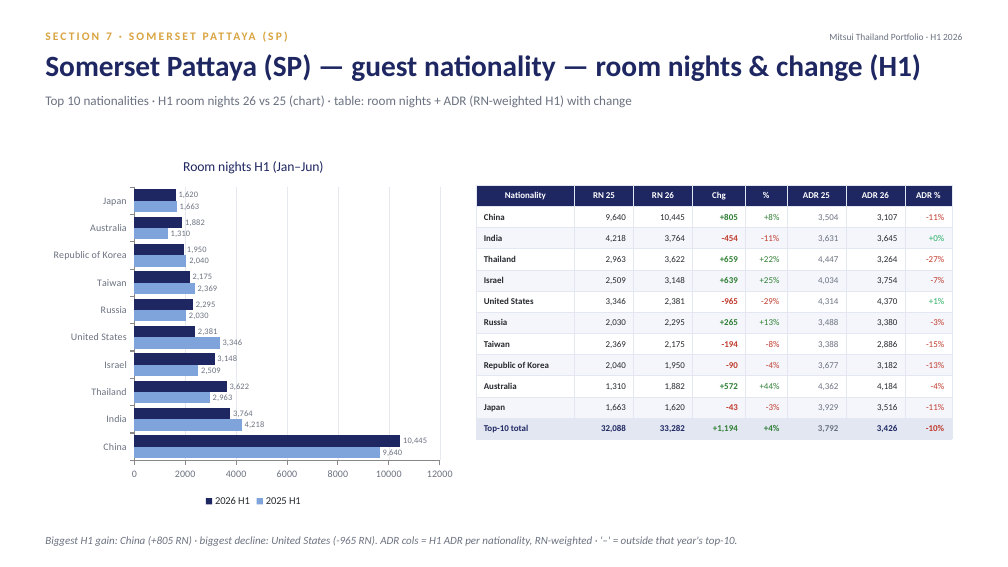
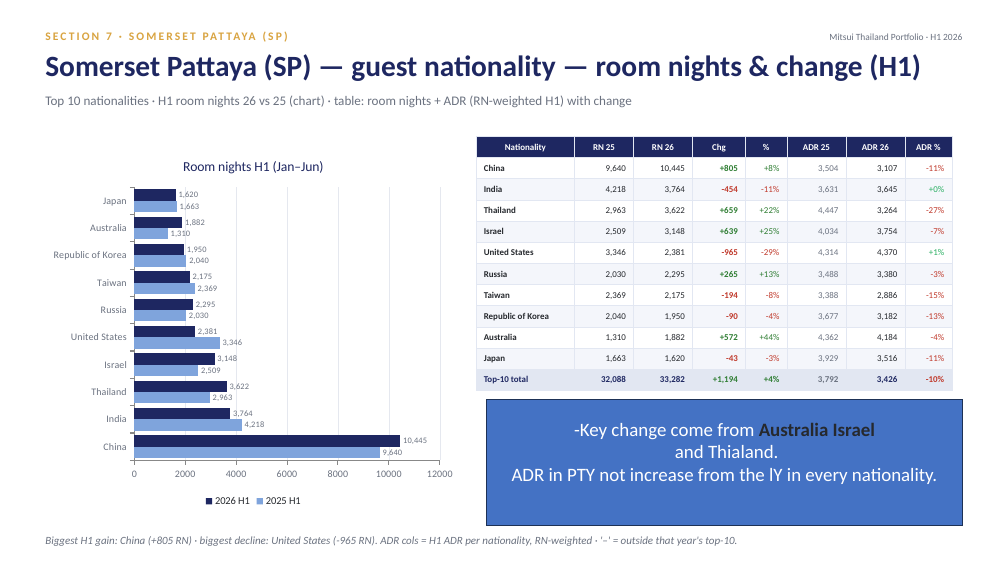
Before and after one commit to Chavin2543/mae-workspace, a slide deck: slide 49 of output/Portfolio_Performance_Report_H1-2026.pptx. Drawn at 1008x567 pixels with LibreOffice and Linux fonts; fonts in the diff are those of the drawing. Boxes give left, top, right and bottom in pixels: in the first picture for what was removed or moved away, otherwise in the second. Text is boxed around its words. In the diff, an @@ line names an element or a change of style, - is before the commit and + after.

```diff
--- a/output/Portfolio_Performance_Report_H1-2026.pptx
+++ b/output/Portfolio_Performance_Report_H1-2026.pptx
@@ table: place and size @@
-table at [476, 185, 952, 439]
+table at [476, 136, 952, 390]
@@ rectangle added at [487, 399, 963, 526], fill #4472C4, outline #1E3256 1 pt, 18 pt, text #FFFFFF @@
+-Key change come from Australia Israel
+and Thialand.
+ADR in PTY not increase from the lY in every nationality.
```
Also in this commit, not shown: 24 other slides changed, 1 other file.
